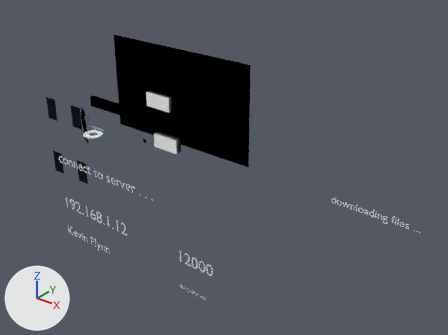
A saved change to the Blender file scenes/menu.blend.
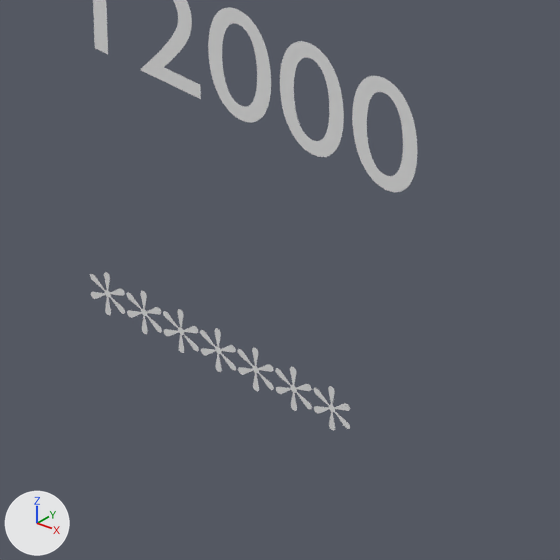
The first picture shows the older version from a 50 mm lens placed at (226.5, -180.6, 109.9), pointed at (75.4, 8.3, -7.2). The close-ups show both versions on the part from 38% to 51% of the width and 77% to 94% of the height of that picture; other places that the commit changed are outside them. Lighting does not change. The marker at lower left points along +X, +Y and +Z. Text is drawn in Blender's own font.

In view in the first close-up: 'net_password', 'net_port'.
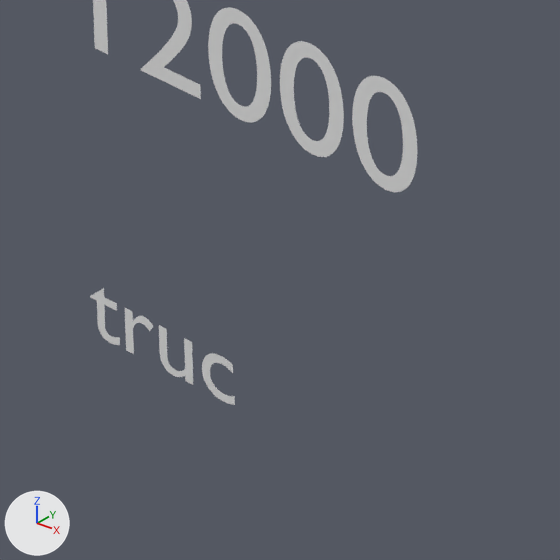
What differs and where, as boxes [x1, y1, x2, y2] in the close-ups (560 x 560 px):
```json
{"object": "net_password", "change": "text changed", "before": [90, 272, 350, 431], "after": [90, 288, 235, 405]}
```

Edits to the scene script, one JSON object a line:
```json
{"op": "set", "path": "txt_text_004.body", "old": "'*******'", "new": "'truc'"}
```
